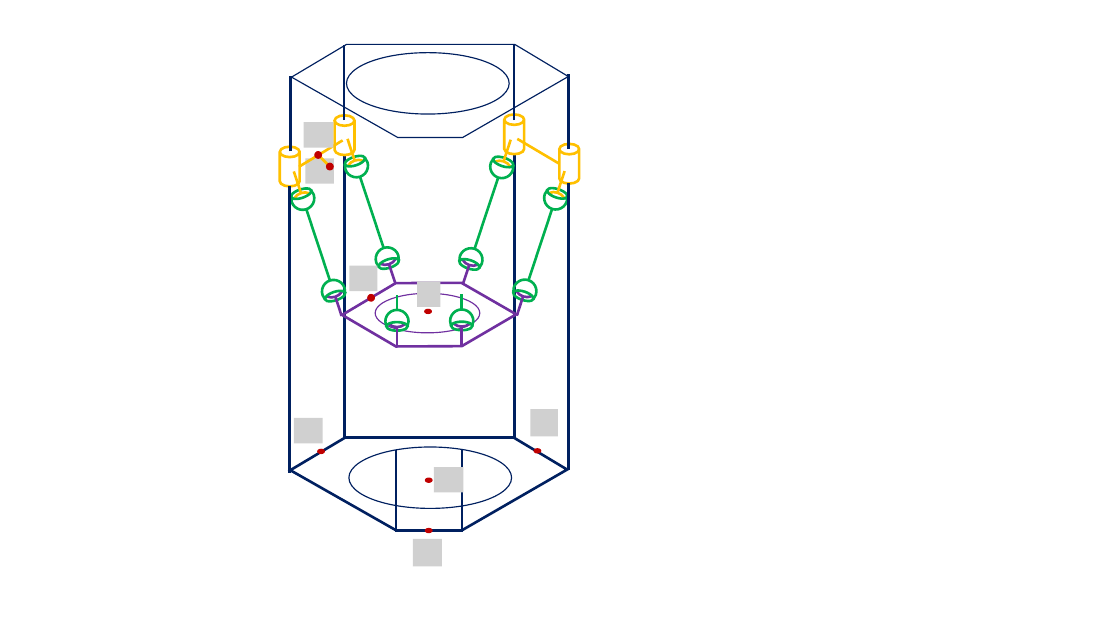
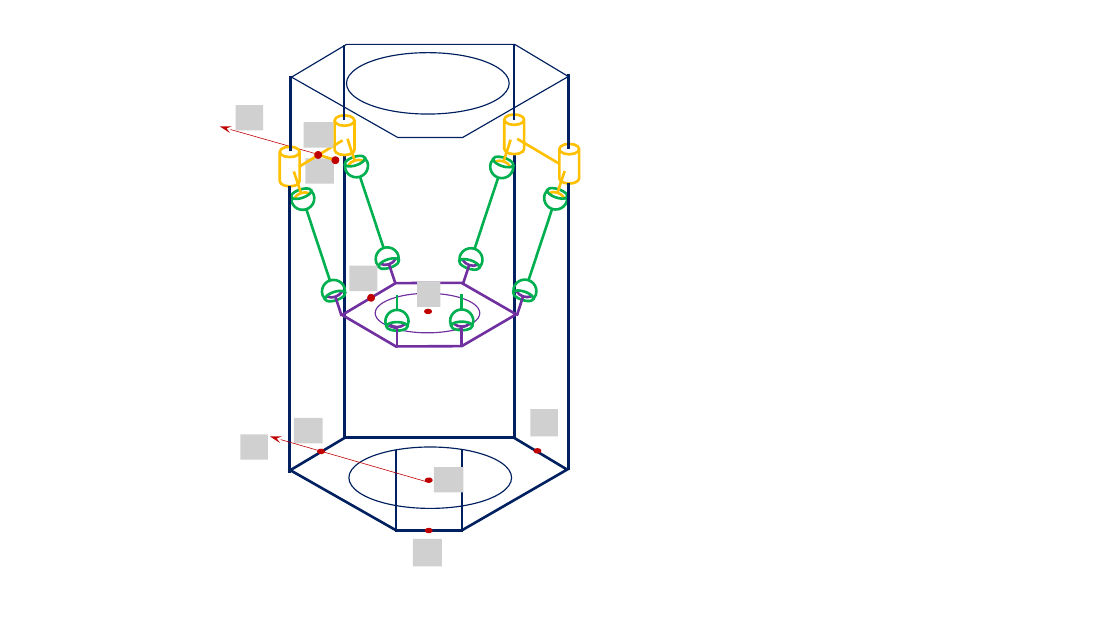
Before and after one commit to xpessoles/TP_Sujets, a slide deck: slide 11 of Figures.pptx. Drawn at 1120x630 pixels with LibreOffice and Linux fonts; fonts in the diff are those of the drawing; grey boxes stand for pictures; background and template pictures are left out. Boxes give left, top, right and bottom in pixels: in the first picture for what was removed or moved away, otherwise in the second. Text is boxed around its words. In the diff, an @@ line names an element or a change of style, - is before the commit and + after.

```diff
--- a/Figures.pptx
+++ b/Figures.pptx
@@ picture added at bbox=[236, 105, 264, 130] @@
@@ arrow added from (339, 160) to (220, 127), #C00000 0.5 pt @@
@@ line moved from (328, 165) - (316, 153) to (338, 161) - (315, 154) @@
@@ ellipse: place and size @@
-ellipse at bbox=[327, 163, 334, 170]
+ellipse at bbox=[332, 157, 339, 164]
@@ picture added at bbox=[240, 434, 268, 460] @@
@@ arrow added from (427, 481) to (270, 437), #C00000 0.5 pt @@
```
